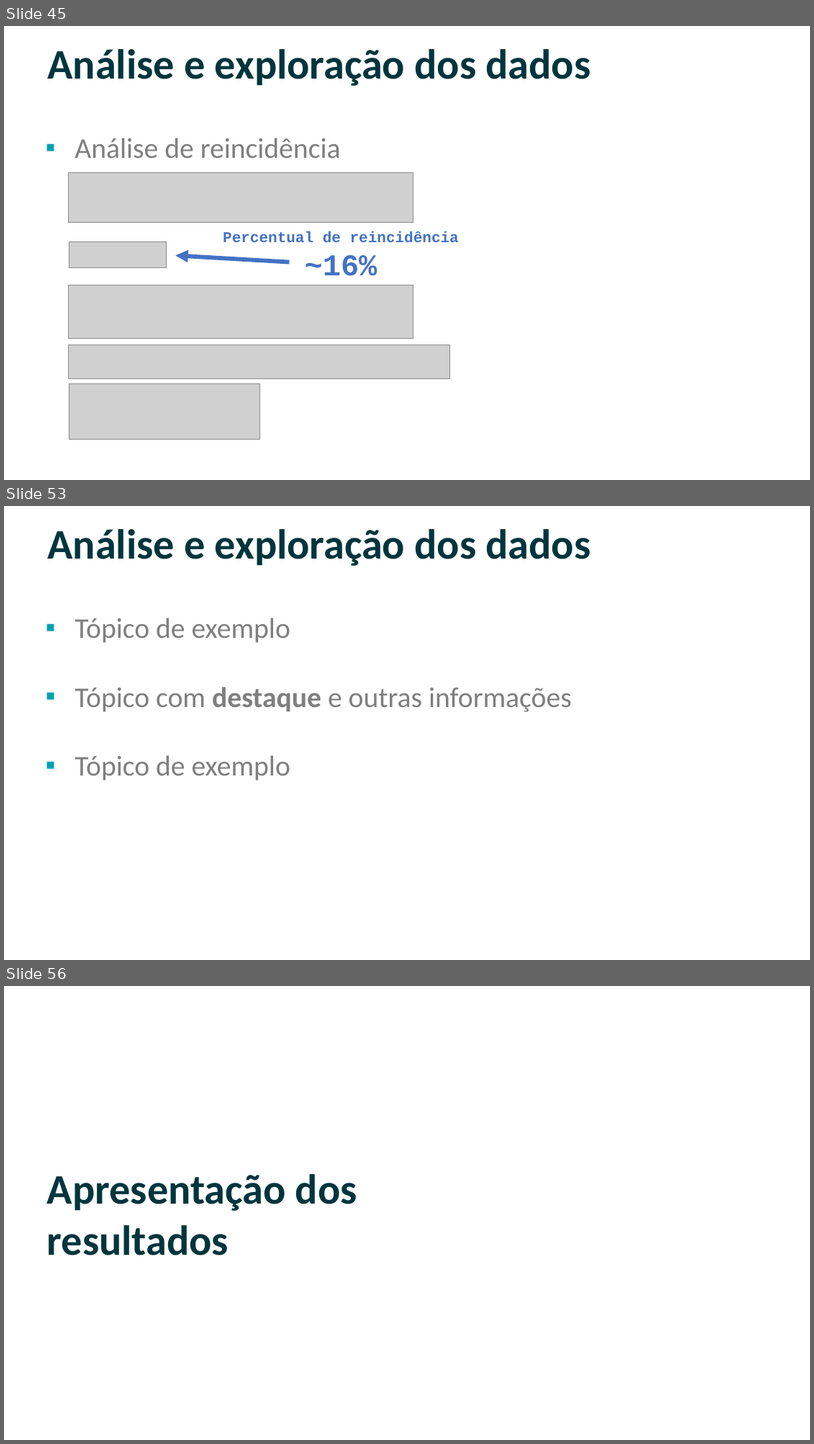
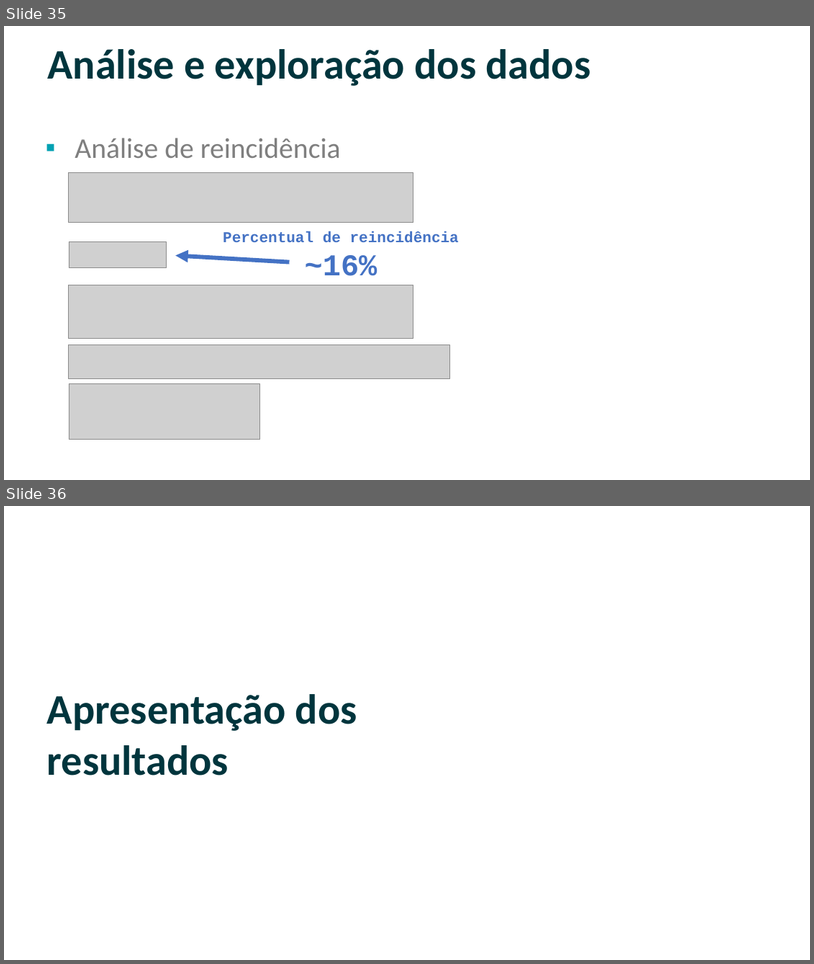
Before and after one commit to willsancheslima/tcc-puc-minas, a slide deck: doc/apresentacao.pptx. Shown one above the other, each under a label of ours: slides 45, 53 and 56 before the commit, slides 35 and 36 after it; the slides between them are not shown. The pictures are 814x1444 and 814x964 pixels, drawn with LibreOffice and Linux fonts; fonts in the diff are those of the drawing; grey boxes stand for pictures; background and template pictures are left out. Boxes give left, top, right and bottom in pixels: in the first picture for what was removed or moved away, otherwise in the second. Text is boxed around its words. In the diff, an @@ line names an element or a change of style, - is before the commit and + after.

```diff
--- a/doc/apresentacao.pptx
+++ b/doc/apresentacao.pptx
@@ slide 53 removed at [4,506,810,960], background #FFFFFF @@
@@ title removed at [48,529,592,566] @@
-Análise e exploração dos dados
@@ subtitle removed at [75,618,572,780] @@
-▪ Tópico de exemplo
-▪ Tópico com destaque e outras informações
-▪ Tópico de exemplo
@@ what was slide 45 is now slide 35 @@
@@ what was slide 56 is now slide 36 @@
```
Also in this commit, not shown: 9 slides changed, 22 other slides removed, 7 other files.
